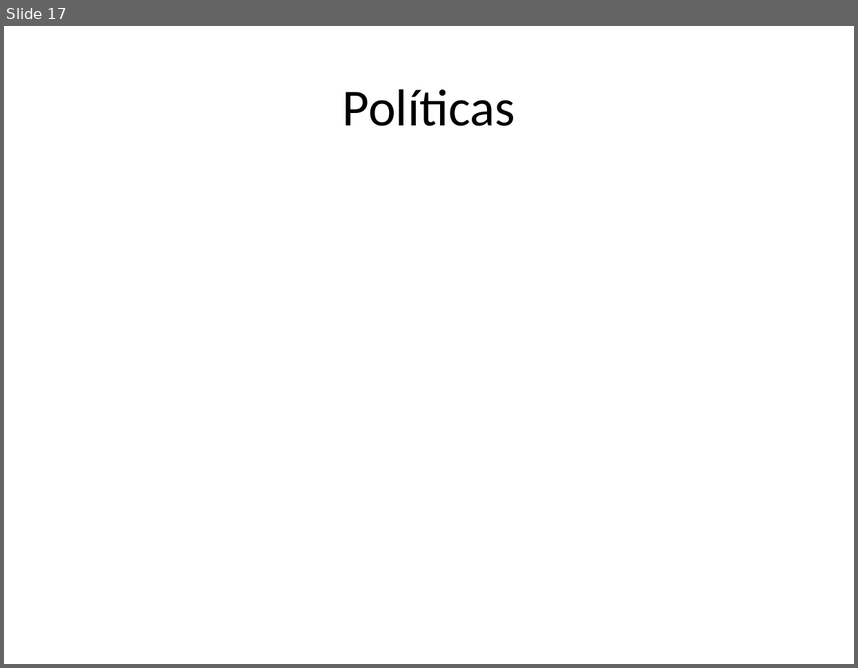
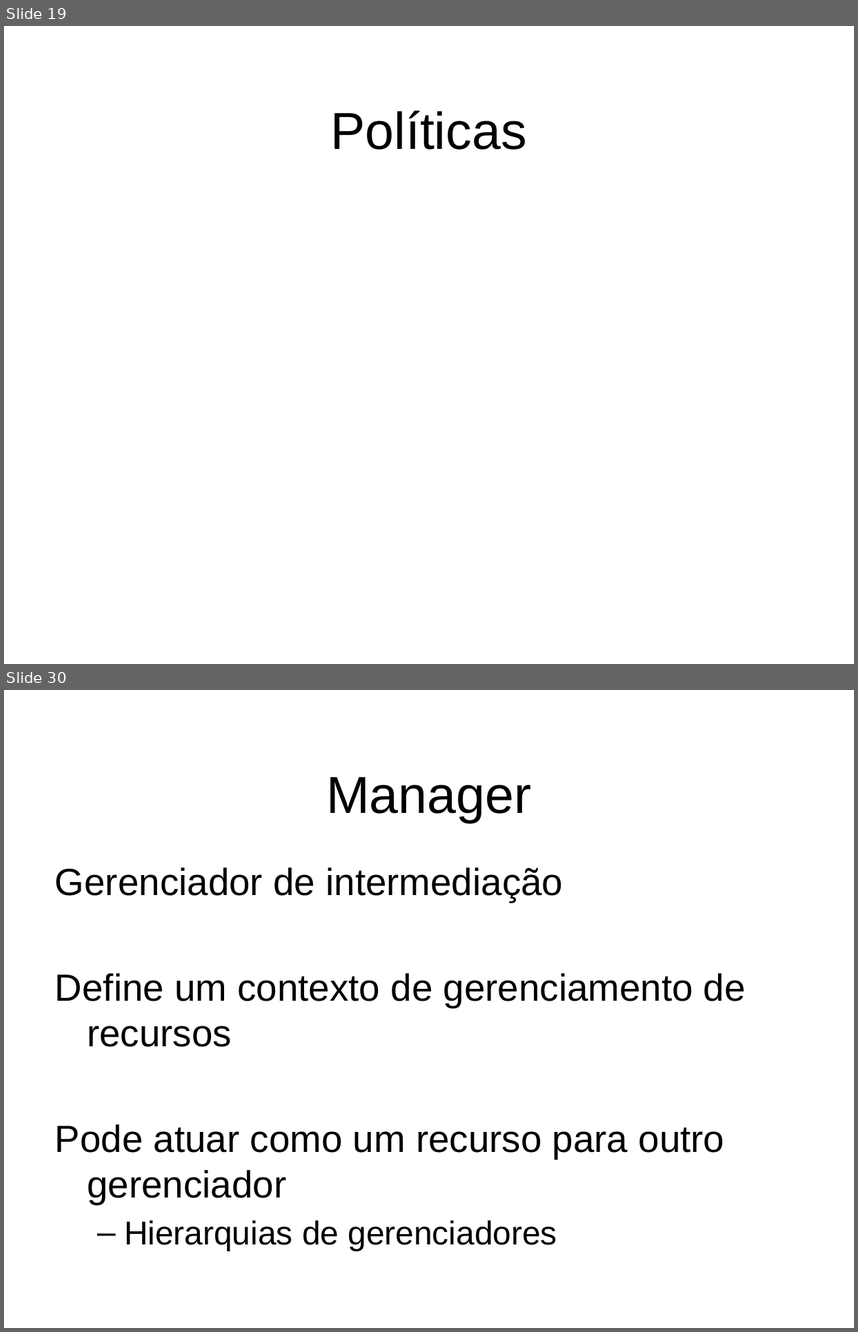
Before and after one commit to gcms/ncb, a slide deck: dissertacao/ApresentacaoGustavo.pptx. Shown one above the other, each under a label of ours: slide 17 before the commit, slides 19 and 30 after it; the slides between them are not shown. The pictures are 858x668 and 858x1332 pixels, drawn with LibreOffice and Linux fonts; fonts in the diff are those of the drawing; background and template pictures are left out. Boxes give left, top, right and bottom in pixels: in the first picture for what was removed or moved away, otherwise in the second. Text is boxed around its words. In the diff, an @@ line names an element or a change of style, - is before the commit and + after.

```diff
--- a/dissertacao/ApresentacaoGustavo.pptx
+++ b/dissertacao/ApresentacaoGustavo.pptx
@@ slide 30 added at box(4, 690, 854, 1328), background picture (left out) @@
@@ title added at box(326, 777, 531, 823), 44 pt, text #000000 @@
+Manager
@@ text added at box(55, 867, 746, 1250), 32 pt, text #000000 @@
+Gerenciador de intermediação
+Define um contexto de gerenciamento de recursos
+Pode atuar como um recurso para outro gerenciador
+  – Hierarquias de gerenciadores
@@ what was slide 17 is now slide 19 @@
@@ slide 19 changed as well @@
@@ title "Políticas": place and size @@
-title "Políticas" at box(343, 89, 515, 126)
+title "Políticas" at box(331, 110, 527, 150)
@@ title "Políticas" at box(331, 110, 527, 150): font Calibri to Arial @@
```
Also in this commit, not shown: 15 other slides changed, 21 other slides added, 1 slide removed, 1 other file.
